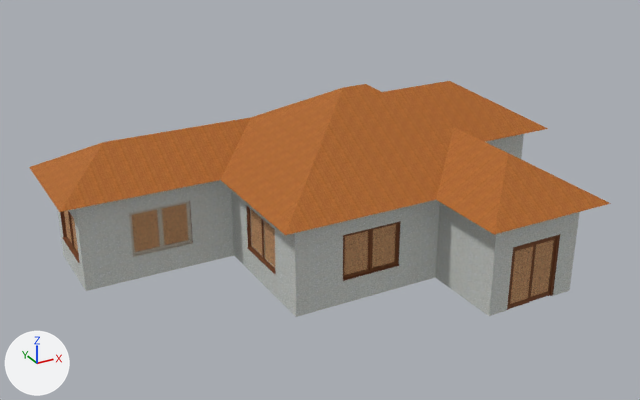
The glTF model telhados/telhado37a.gltf: old version first, new version second.
The view is the same before and after, from a 50 mm lens placed at (-13.71, -22.19, 13.64), pointed at (-1.24, 0.47, 2.31). The lights are fixed; the arrows at lower left show +X, +Y and +Z.

Names of what the first picture shows: 'root'.
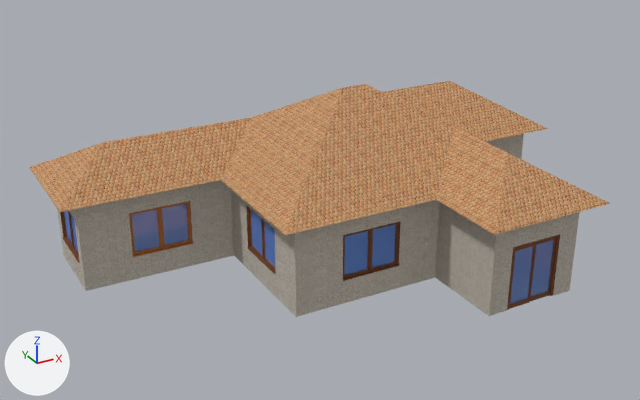
The change, as a list of edits to the scene's bpy script:
```text
Change mat_telhado_ondulado:
    mat_telhado_ondulado.texture: img_image_2 -> img_image_1
Change mat_madeira_de_bambu_média:
    mat_madeira_de_bambu_média.texture: img_image_3 -> img_image_2
Change mat_bloco_de_concreto:
    mat_bloco_de_concreto.texture: img_image_4 -> img_image_3
```

Changed parts and their boxes [x1, y1, x2, y2] in the pictures (640 x 400 px):
'root', surface changed: [29, 81, 611, 317] in both
